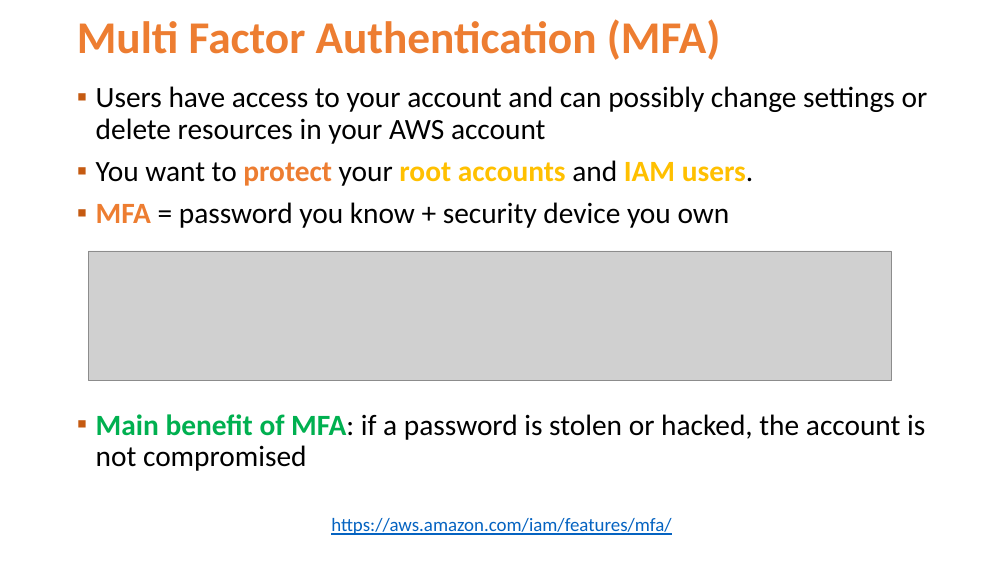
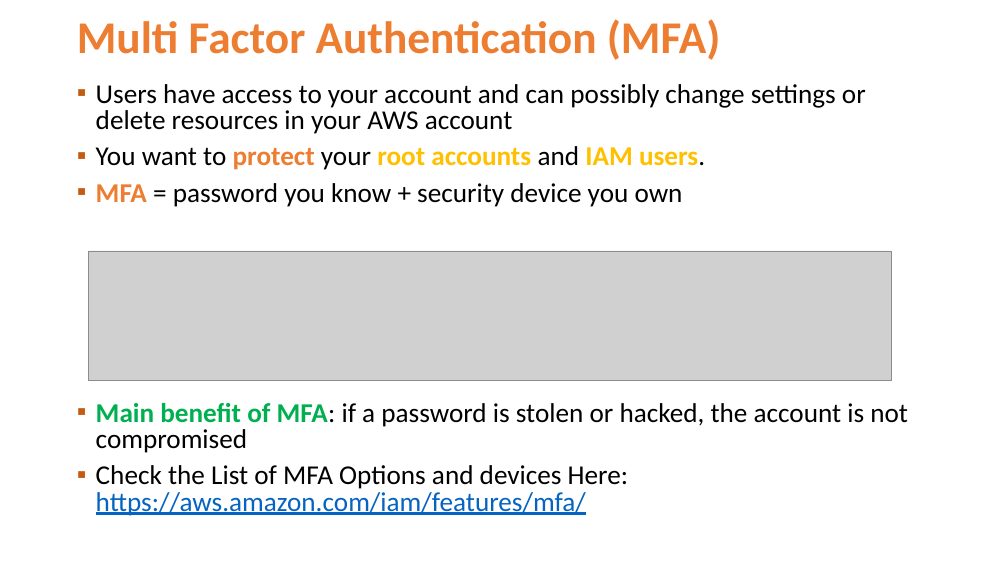
Before and after one commit to Jucer74/ArchitectureMaster, a slide deck: slide 14 of Classes/04-IAM-IdentityandAccessManagement/ArchitectureMaster-04-IAM-IdentityandAccessManagement.pptx. Drawn at 1008x567 pixels with LibreOffice and Linux fonts; fonts in the diff are those of the drawing; grey boxes stand for pictures; background and template pictures are left out. Boxes give left, top, right and bottom in pixels: in the first picture for what was removed or moved away, otherwise in the second. Text is boxed around its words. In the diff, an @@ line names an element or a change of style, - is before the commit and + after.

```diff
--- a/Classes/04-IAM-IdentityandAccessManagement/ArchitectureMaster-04-IAM-IdentityandAccessManagement.pptx
+++ b/Classes/04-IAM-IdentityandAccessManagement/ArchitectureMaster-04-IAM-IdentityandAccessManagement.pptx
@@ text at <box>96,84,908,453</box>: size 28 to 25.9 pt in "Users have access to your account and ...", "You want to protect your root accounts ...", "MFA = password you know + security ...", "Main benefit of MFA: if a password ..."; line spacing 0.9 to 0.8 @@
@@ text at <box>96,465,628,516</box>: paragraph added @@
+▪ Check the List of MFA Options and devices Here: https://aws.amazon.com/iam/features/mfa/
@@ text removed at <box>331,518,671,535</box> @@
-https://aws.amazon.com/iam/features/mfa/
```
Also in this commit, not shown: 2 other slides changed, 2 slides added.
